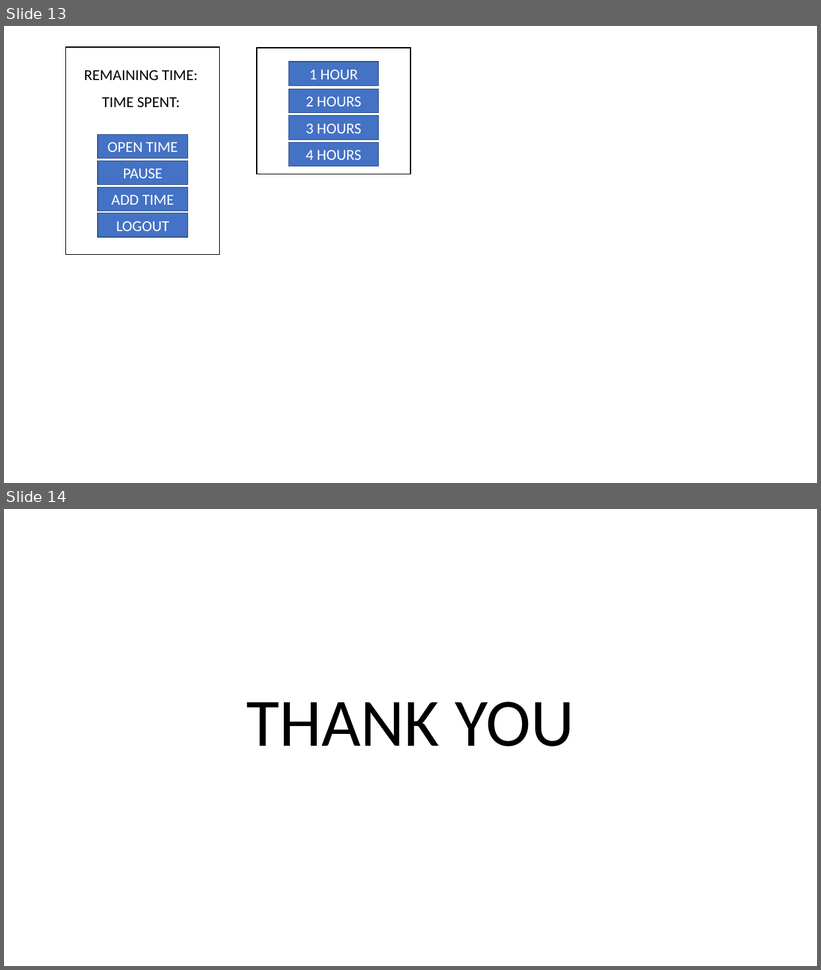
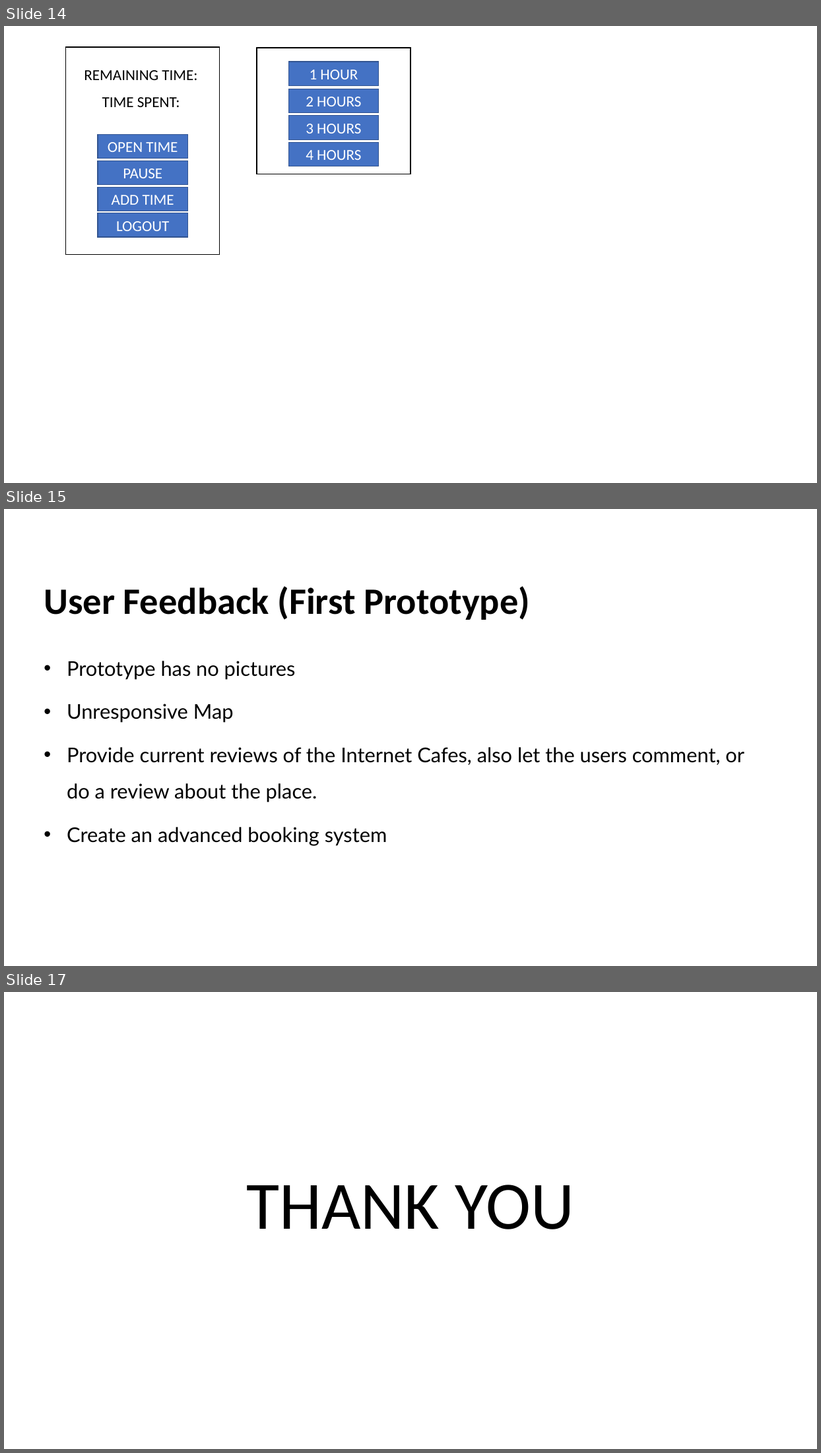
Before and after one commit to dbeler2/userdessf181-A1-dbeler2-jbermudo, a slide deck: userdes.pptx. Shown one above the other, each under a label of ours: slides 13 and 14 before the commit, slides 14, 15 and 17 after it; the slides between them are not shown. The pictures are 821x970 and 821x1453 pixels, drawn with LibreOffice and Linux fonts; fonts in the diff are those of the drawing. Boxes give left, top, right and bottom in pixels: in the first picture for what was removed or moved away, otherwise in the second. Text is boxed around its words. In the diff, an @@ line names an element or a change of style, - is before the commit and + after.

Commit message:
added point of view, user feedback, transcribed user feedback

```diff
--- a/userdes.pptx
+++ b/userdes.pptx
@@ slide 15 added at <box>4,509,817,966</box>, background #FFFFFF @@
@@ text added at <box>44,586,530,620</box>, 44 pt, text #000000, bold @@
+User Feedback (First Prototype)
@@ text added at <box>67,661,745,846</box>, 24 pt, text #000000 @@
+• Prototype has no pictures
+• Unresponsive Map
+• Provide current reviews of the Internet Cafes, also let the users comment, or do a review about the place.
+• Create an advanced booking system
@@ what was slide 13 is now slide 14 @@
@@ what was slide 14 is now slide 17 @@
```
Also in this commit, not shown: 2 other slides added, 1 other file.
